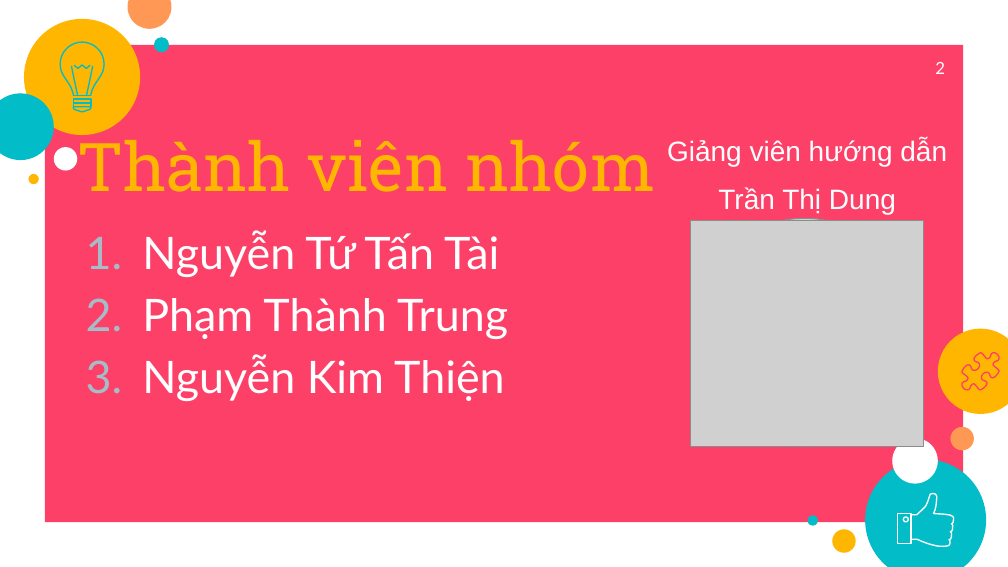
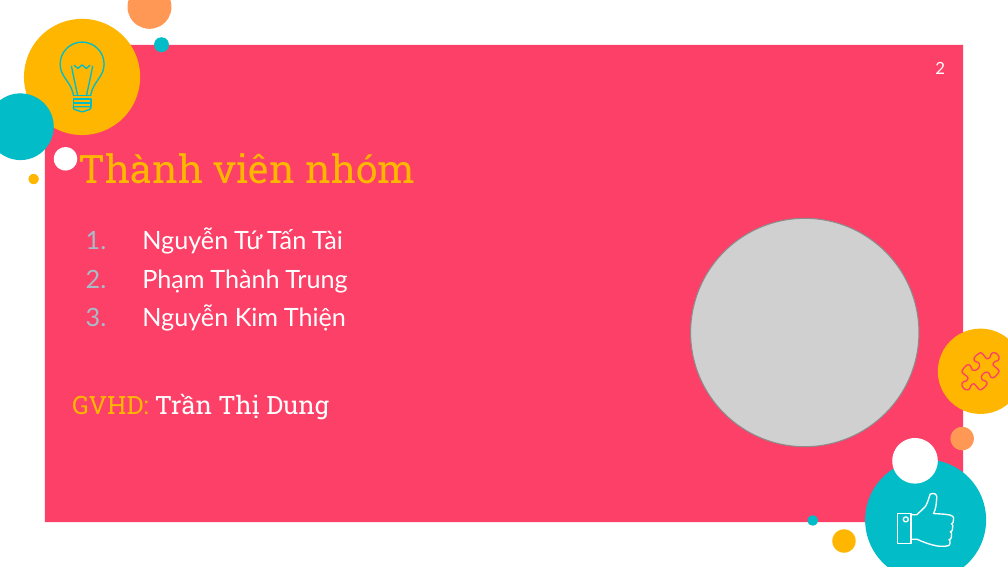
Before and after one commit to tai9/btl-csdl, a slide deck: slide 2 of thuyết trình CSDL.pptx. Drawn at 1008x567 pixels with LibreOffice and Linux fonts; fonts in the diff are those of the drawing; grey boxes stand for pictures. Boxes give left, top, right and bottom in pixels: in the first picture for what was removed or moved away, otherwise in the second. Text is boxed around its words. In the diff, an @@ line names an element or a change of style, - is before the commit and + after.

Commit message:
slide

```diff
--- a/thuyết trình CSDL.pptx
+++ b/thuyết trình CSDL.pptx
@@ title "Thành viên nhóm": place and size @@
-title "Thành viên nhóm" at (77,129,654,192)
+title "Thành viên nhóm" at (79,153,415,184)
@@ title "Thành viên nhóm" at (79,153,415,184): size 48 to 28 pt @@
@@ text removed at (667,140,947,214) @@
-Giảng viên hướng dẫn
-Trần Thị Dung
@@ subtitle "Nguyễn Tứ Tấn Tài" at (142,228,347,331): size 32 to 18 pt @@
@@ picture removed at (690,221,923,447) @@
@@ text added at (72,393,329,420), 18 pt, text #FFFFFF @@
+GVHD: Trần Thị Dung
```
Also in this commit, not shown: 1 other slide changed, 1 slide added.
